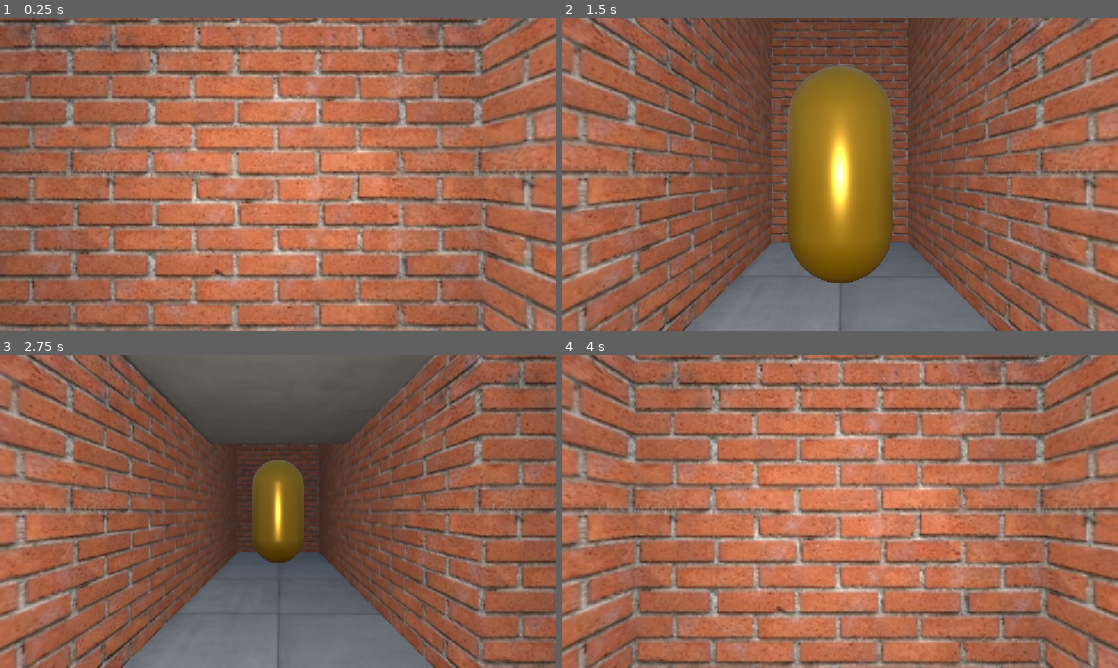
Above: before the commit, frames 1-4 (two rows, left to right).
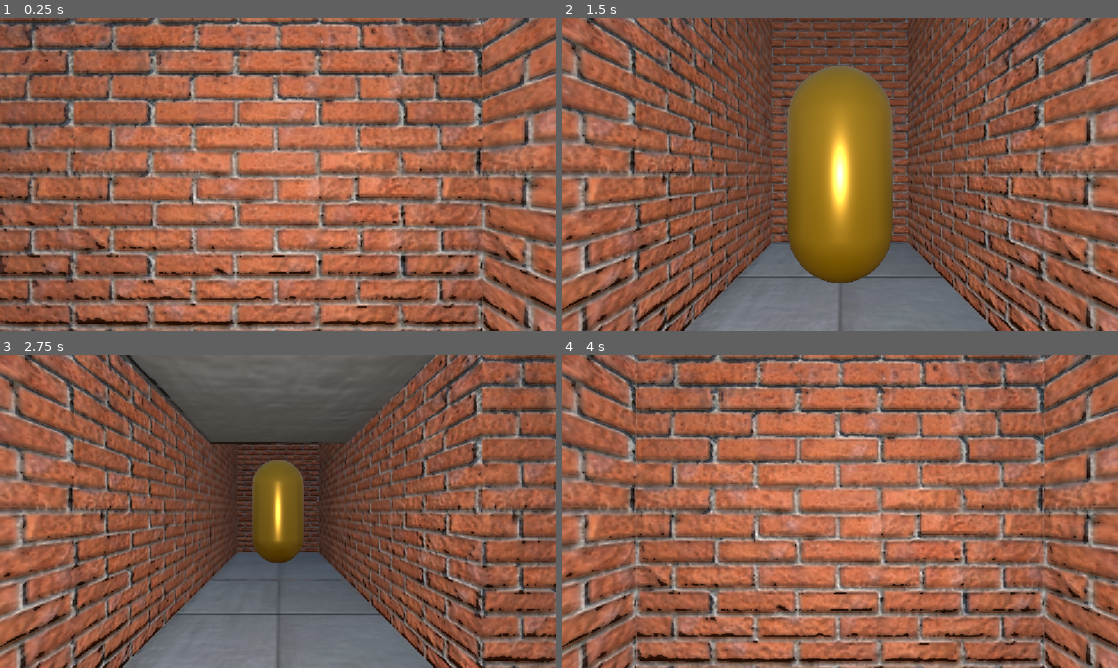
Above: after the commit, the same moments.

Repository: coopermeade-hash/Wall-Crawler
Game: Godot game, scene res://Scenes/game.tscn
Two runs of this game, one before a commit and one after it. Both use one fixed random seed, a clock stepped at 60 frames per second and the inputs below.
Inputs:
- Up to frame 1 (0.25 s): no input
- Up to frame 2 (1.5 s): tap Enter at 0.5 s; hold Right (turn_right) 0.53-1.28 s; hold Space (attack) 0.53-1.28 s; hold Down (move_backward) from 1.28 s (still down); tap Z (wall_crawl) at 1.35 s
- Up to frame 3 (2.75 s): tap Enter at 2 s; release Down (move_backward) at 2.03 s; hold Right (turn_right) from 2.03 s (still down); hold Space (attack) from 2.03 s (still down)
- Up to frame 4 (4 s): release Right (turn_right) at 2.78 s; release Space (attack) at 2.78 s; hold Up (move_forward) 2.78-3.53 s; tap Z (wall_crawl) at 2.85 s; tap Enter at 3.5 s; hold Left (turn_left) from 3.53 s (still down); hold Space (attack) from 3.53 s (still down)

The runs differ from the first frame. In frame 1, 22% of the frame differs, in the area x 0-100%, y 0-100%; in frame 2, 11%; in frame 3, 10%; in frame 4, 23%.

Commit message:
Gave walls a normal map

Diff:
--- a/wall-crawler/Resources/Materials/wall_mat.tres
+++ b/wall-crawler/Resources/Materials/wall_mat.tres
@@ -1,6 +1,9 @@
 [gd_resource type="StandardMaterial3D" format=3 uid="uid://ch1f7s6lqnar3"]
 
 [ext_resource type="Texture2D" uid="uid://c81abd1owxsre" path="res://Resources/Textures/wall_texture.png" id="1_0owp3"]
+[ext_resource type="Texture2D" uid="uid://ctbrn74hux70y" path="res://Resources/Textures/wall_texture_normal.png" id="2_xroe4"]
 
 [resource]
 albedo_texture = ExtResource("1_0owp3")
+normal_enabled = true
+normal_texture = ExtResource("2_xroe4")
Binary file added: wall-crawler/Resources/Textures/wall_texture_normal.png
Not shown, added: wall-crawler/Resources/Textures/wall_texture_normal.png.import
